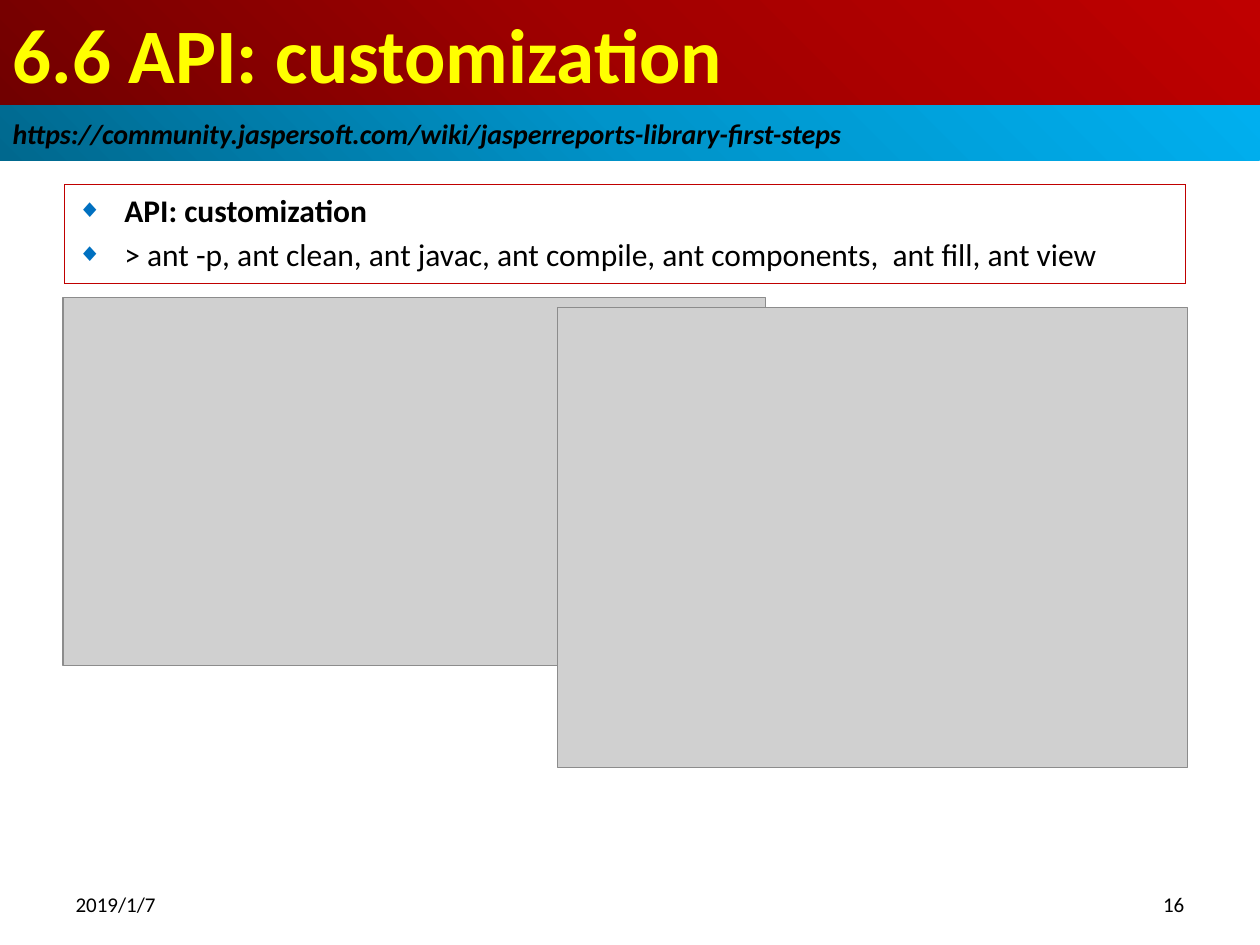
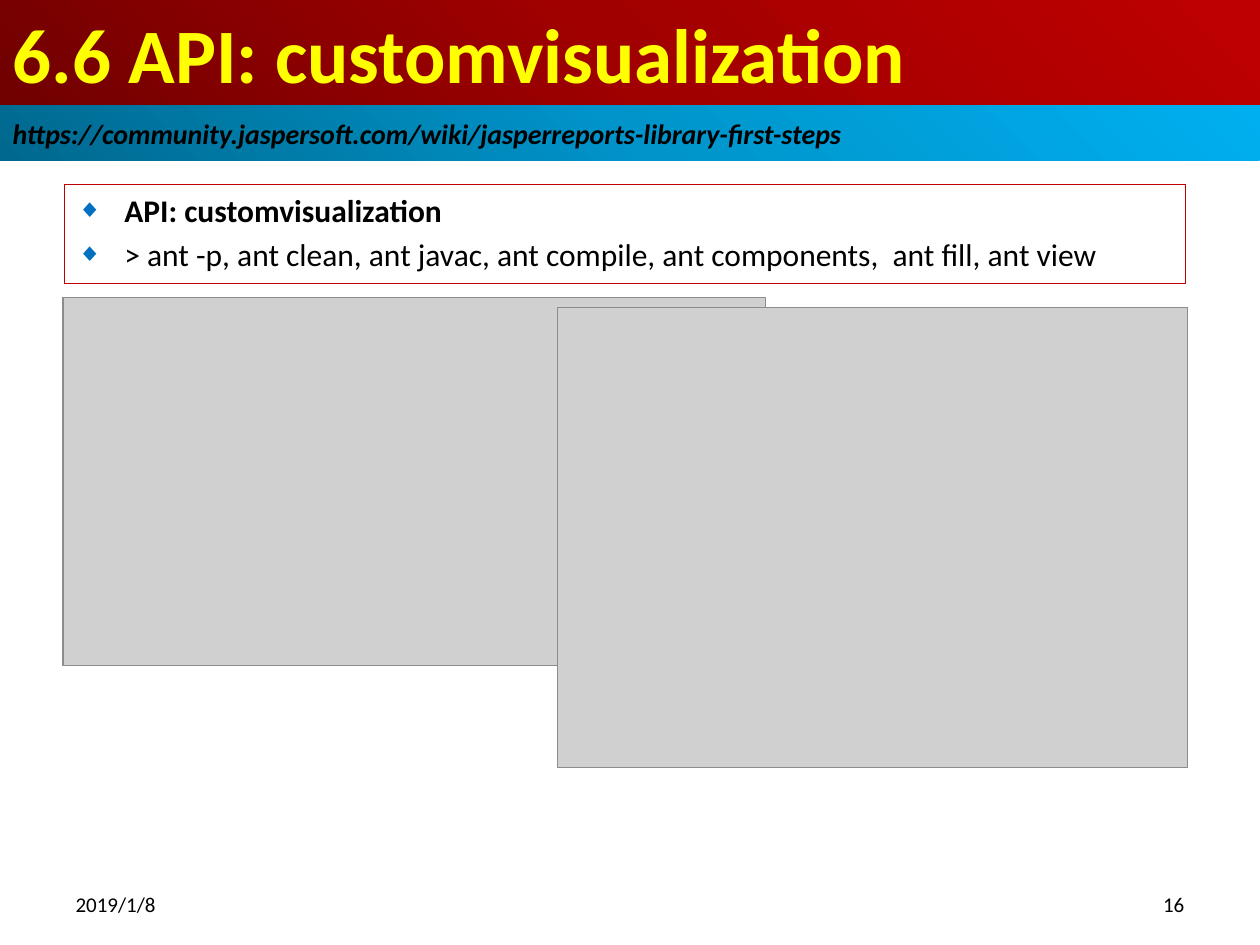
Before and after one commit to peterhchen/100-jasper-report-api-6.7.0, a slide deck: slide 16 of 15_Ch06_API_c.pptx. Drawn at 1260x945 pixels with LibreOffice and Linux fonts; fonts in the diff are those of the drawing; grey boxes stand for pictures. Boxes give left, top, right and bottom in pixels: in the first picture for what was removed or moved away, otherwise in the second. Text is boxed around its words. In the diff, an @@ line names an element or a change of style, - is before the commit and + after.

```diff
--- a/15_Ch06_API_c.pptx
+++ b/15_Ch06_API_c.pptx
@@ title at [13, 29, 905, 84]: text changed @@
-6.6 API: customization
+6.6 API: customvisualization
@@ subtitle at [124, 200, 442, 223]: text changed @@
-◆ API: customization
+◆ API: customvisualization
@@ text at [76, 897, 156, 913]: text changed @@
-2019/1/7
+2019/1/8
```
Also in this commit, not shown: 18 other slides changed, 16 other files.
